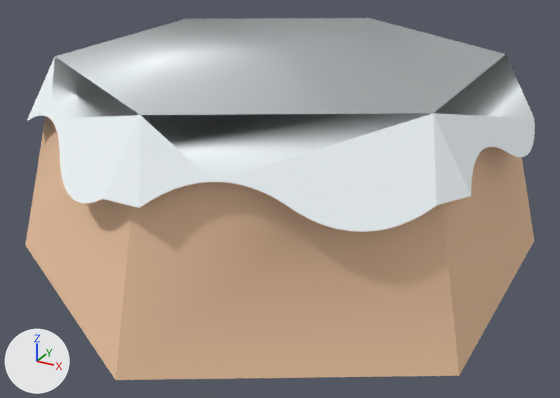
What one commit did to the OBJ model Assets/LevelAssets/Models/OBJ format/blockSnowHexagonLow.obj.
Camera for both pictures: a 50 mm camera at (0.756, -1.382, 0.799) aimed at (0.016, -0.036, 0.126). Every picture has the same lights, and +X, +Y and +Z are marked at lower left. Where no turn or scale is listed for an object, it has been applied to the vertices.

Objects in the first picture: 'blockSnowHexagonLow'.
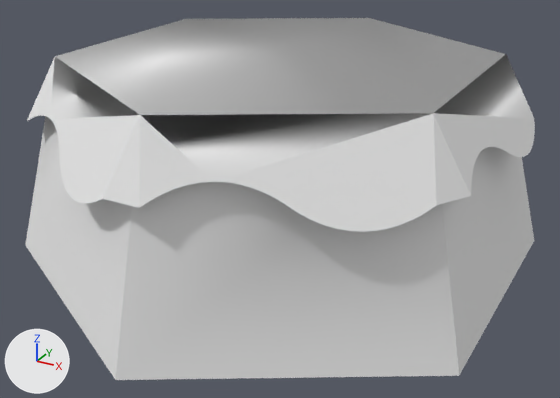
Boxes [x1, y1, x2, y2] around the edits, measured in the pictures (560 x 398 px):
```json
{"object": "blockSnowHexagonLow", "change": "recoloured", "before": [25, 18, 535, 380], "after": [25, 18, 535, 380]}
```

Scene script edits in JSON lines:
```json
{"op": "set", "path": "mat_snow.base_color", "old": "(0.92, 0.979, 1.0)", "new": "(0.8, 0.8, 0.8)", "note": "white #f6fdff -> white #e7e7e7"}
{"op": "set", "path": "mat_dirt.base_color", "old": "(0.878, 0.576, 0.373)", "new": "(0.8, 0.8, 0.8)", "note": "beige #f1c8a4 -> white #e7e7e7"}
```
